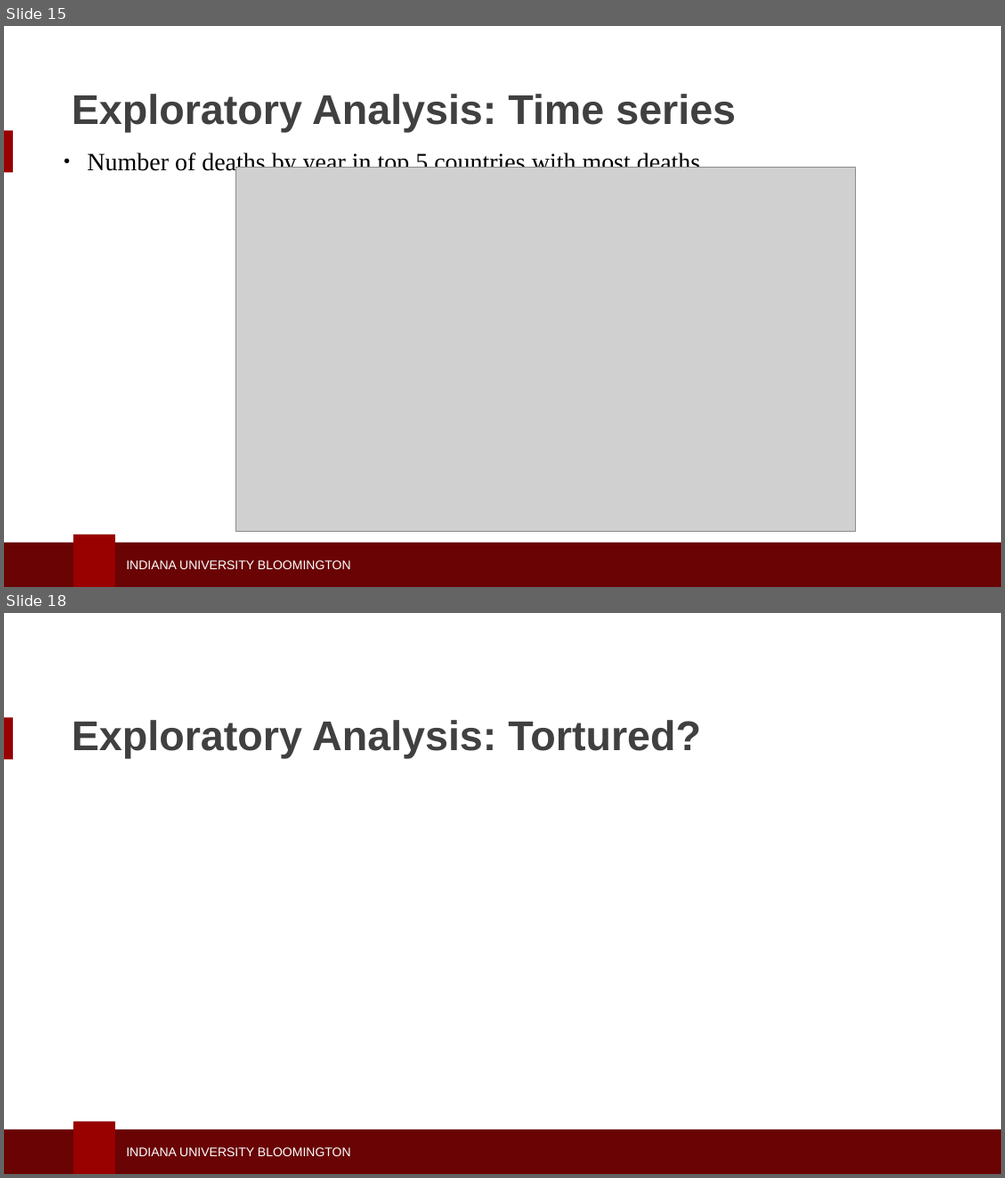
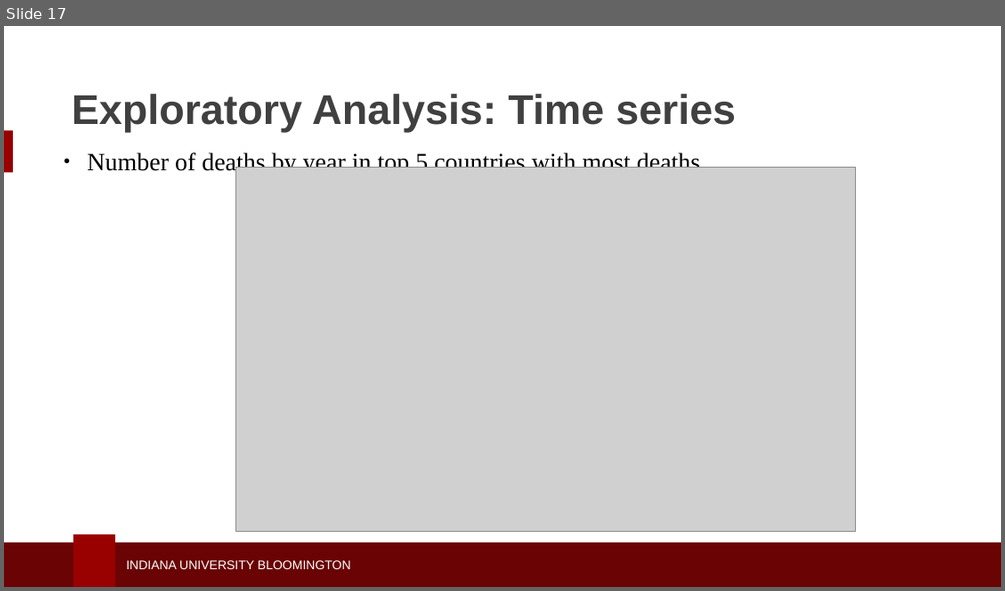
Before and after one commit to seashiva94/data_viz_project, a slide deck: dviz_ppt.pptx. Shown one above the other, each under a label of ours: slides 15 and 18 before the commit, slide 17 after it; the slides between them are not shown. The pictures are 1005x1178 and 1005x591 pixels, drawn with LibreOffice and Linux fonts; fonts in the diff are those of the drawing; grey boxes stand for pictures; background and template pictures are left out. Boxes give left, top, right and bottom in pixels: in the first picture for what was removed or moved away, otherwise in the second. Text is boxed around its words. In the diff, an @@ line names an element or a change of style, - is before the commit and + after.

```diff
--- a/dviz_ppt.pptx
+++ b/dviz_ppt.pptx
@@ slide 18 removed at <box>4,613,1001,1174</box>, background #FFFFFF; not listed: 4 template elements that a slide beside it also shows @@
@@ text removed at <box>72,720,701,758</box> @@
-Exploratory Analysis: Tortured?
@@ what was slide 15 is now slide 17 @@
```
Also in this commit, not shown: 12 slides changed, 7 slides added, 5 other slides removed.
